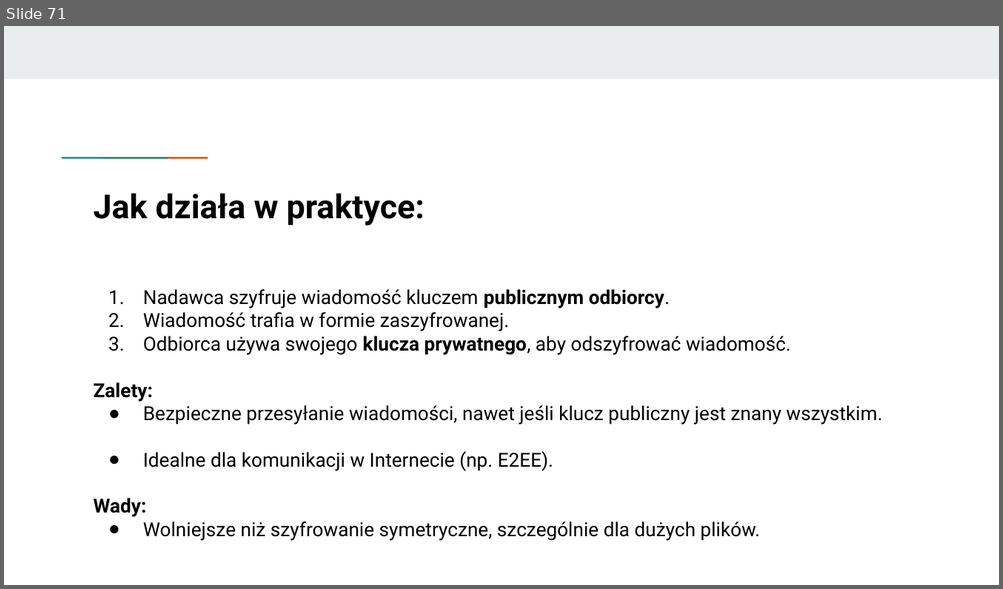
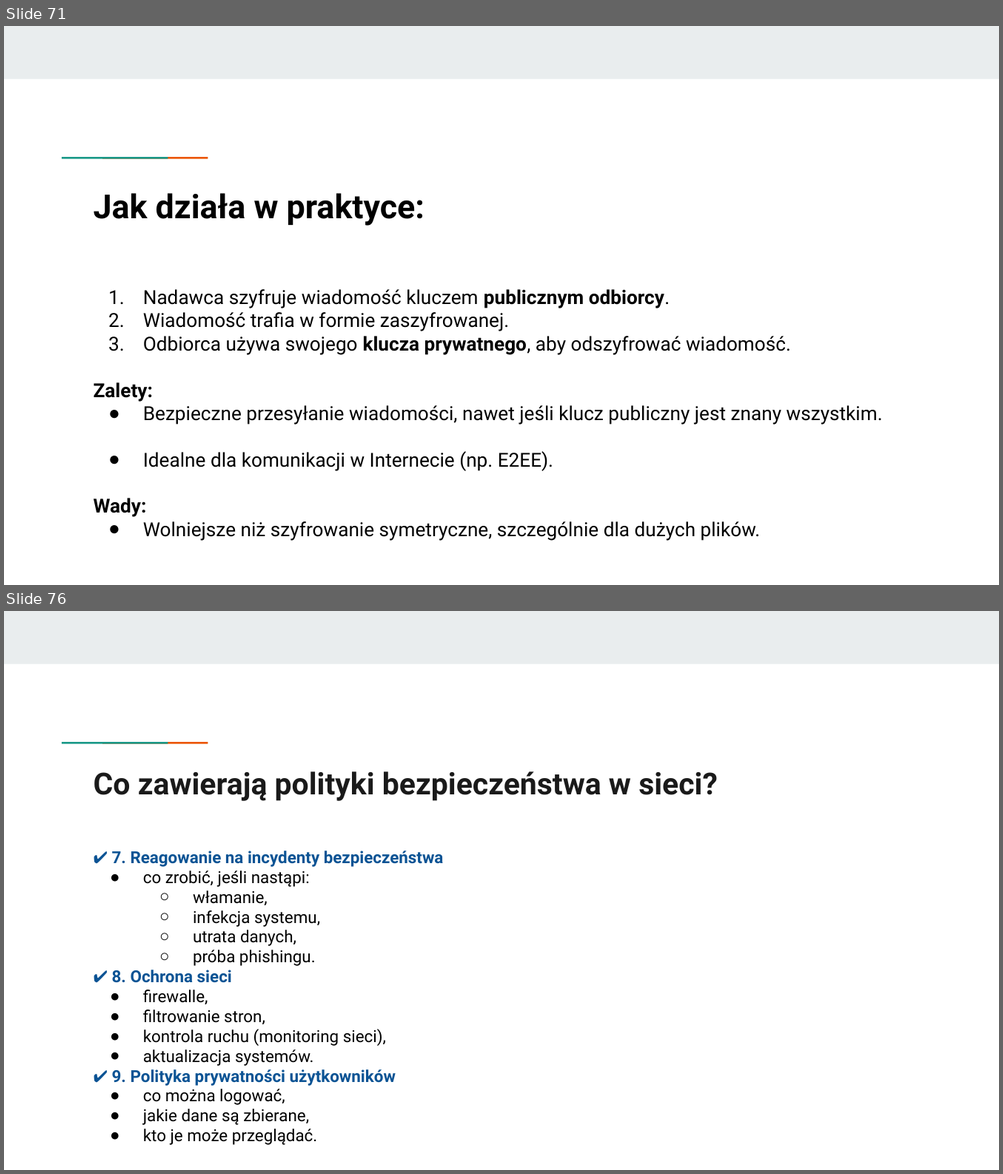
Before and after one commit to KasiaKasia/PRZEDMIOTY, a slide deck: ZASTOSOWANIE_INFORMATYKI/1A-gr_2/Zastosowanie informatyki - 1A gr. 2-plik2.pptx. Shown one above the other, each under a label of ours: slide 71 before the commit, slides 71 and 76 after it; the slides between them are not shown. The pictures are 1003x589 and 1003x1174 pixels, drawn with LibreOffice and Linux fonts; fonts in the diff are those of the drawing. Boxes give left, top, right and bottom in pixels: in the first picture for what was removed or moved away, otherwise in the second. Text is boxed around its words. In the diff, an @@ line names an element or a change of style, - is before the commit and + after.

```diff
--- a/ZASTOSOWANIE_INFORMATYKI/1A-gr_2/Zastosowanie informatyki - 1A gr. 2-plik2.pptx
+++ b/ZASTOSOWANIE_INFORMATYKI/1A-gr_2/Zastosowanie informatyki - 1A gr. 2-plik2.pptx
@@ slide 76 added at (4, 611, 999, 1170), background #FFFFFF; not listed: 3 template elements that a slide beside it also shows @@
@@ title added at (94, 772, 717, 801), 22 pt, text #1A1A1A, bold @@
+Co zawierają polityki bezpieczeństwa w sieci?
@@ text added at (112, 851, 444, 1145), 12 pt, text #000000 @@
+✔ 7. Reagowanie na incydenty bezpieczeństwa
+● co zrobić, jeśli nastąpi:
+  ○ włamanie,
+  ○ infekcja systemu,
+  ○ utrata danych,
+  ○ próba phishingu.
+✔ 8. Ochrona sieci
+● firewalle,
+● filtrowanie stron,
+● kontrola ruchu (monitoring sieci),
+● aktualizacja systemów.
+✔ 9. Polityka prywatności użytkowników
+● co można logować,
+● jakie dane są zbierane,
+● kto je może przeglądać.
```
Also in this commit, not shown: 7 other slides added, 1 other file.
